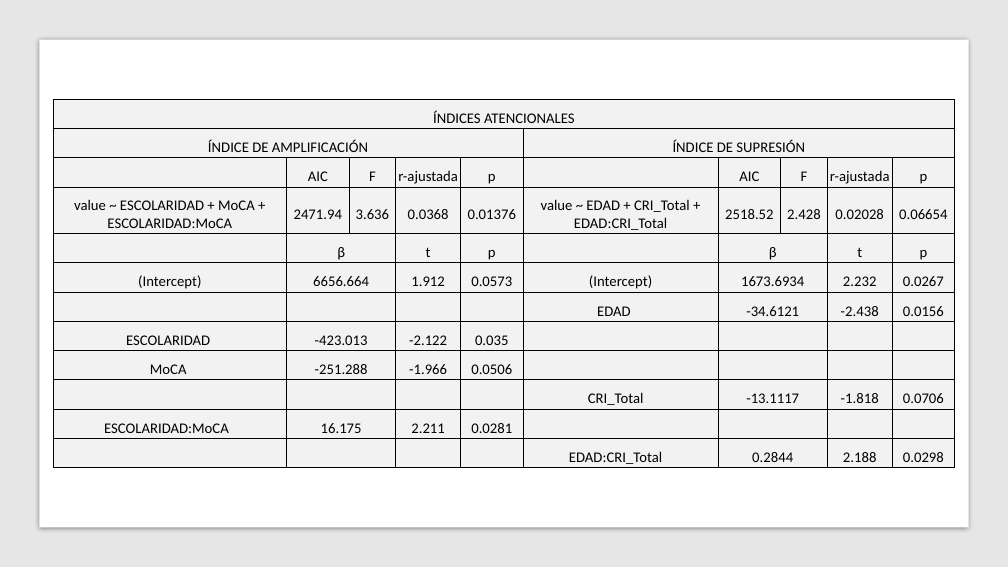
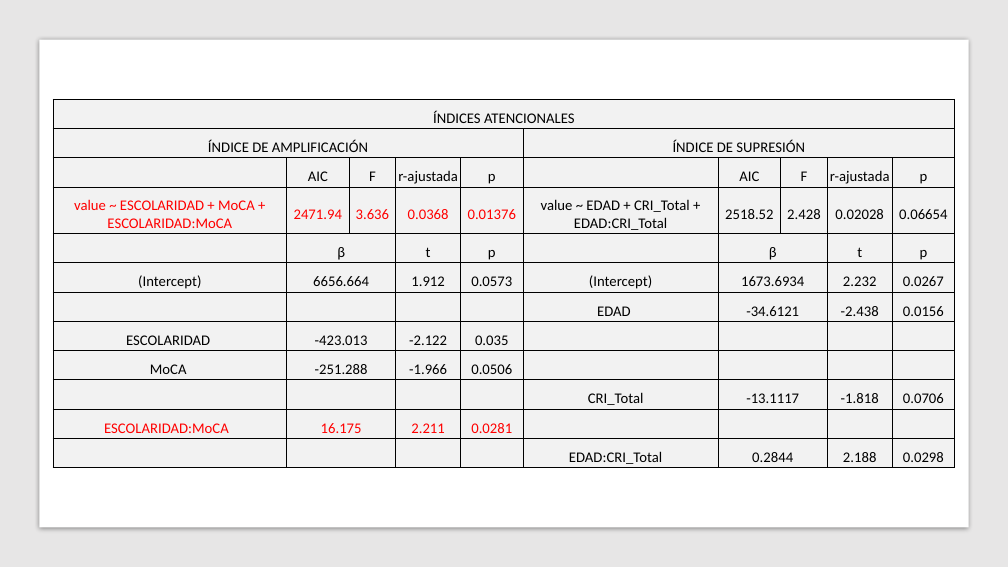
Before and after one commit to 1608elissa/Analisis-R, a slide deck: slide 4 of Regresiones lineales y modelo.pptx. Drawn at 1008x567 pixels with LibreOffice and Linux fonts; fonts in the diff are those of the drawing. Boxes give left, top, right and bottom in pixels: in the first picture for what was removed or moved away, otherwise in the second. Text is boxed around its words. In the diff, an @@ line names an element or a change of style, - is before the commit and + after.

```diff
--- a/Regresiones lineales y modelo.pptx
+++ b/Regresiones lineales y modelo.pptx
@@ table at <box>53,99,957,468</box> @@
@@ text colour #000000 to #FF0000 in "value ~ ESCOLARIDAD + MoCA + ESCOLARIDAD:MoCA", "2471.94", "3.636", "0.0368" and 5 more places @@
```
Also in this commit, not shown: 3 other slides changed, 1 other file.
